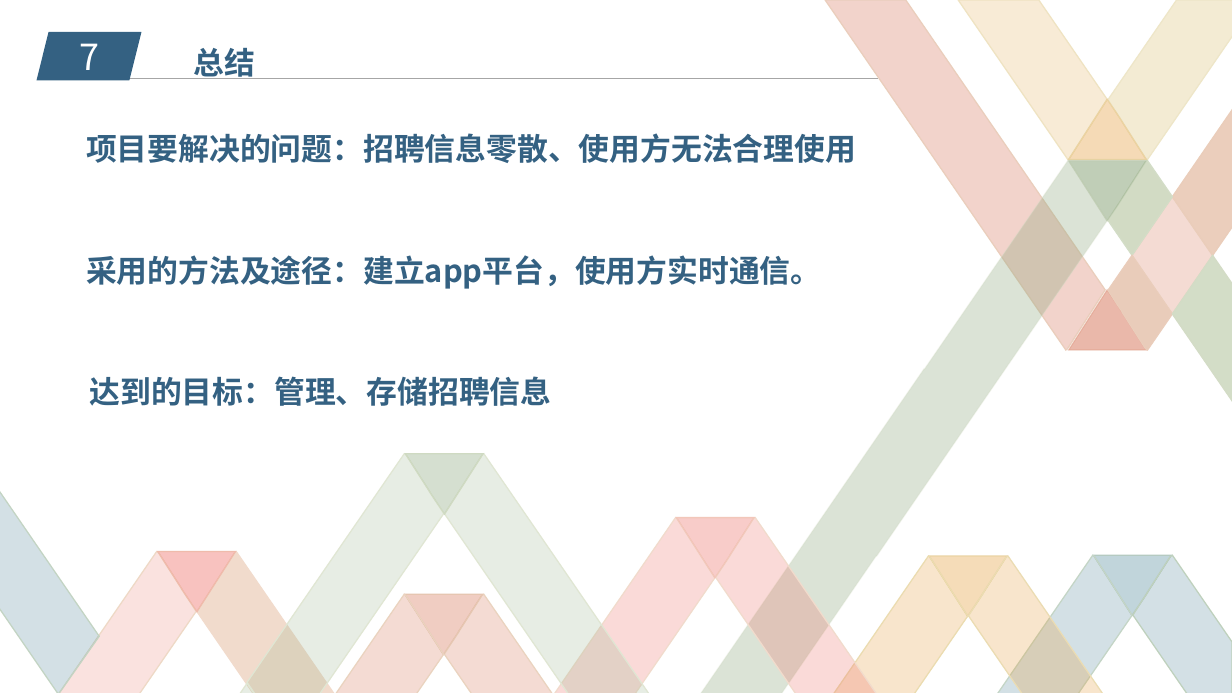
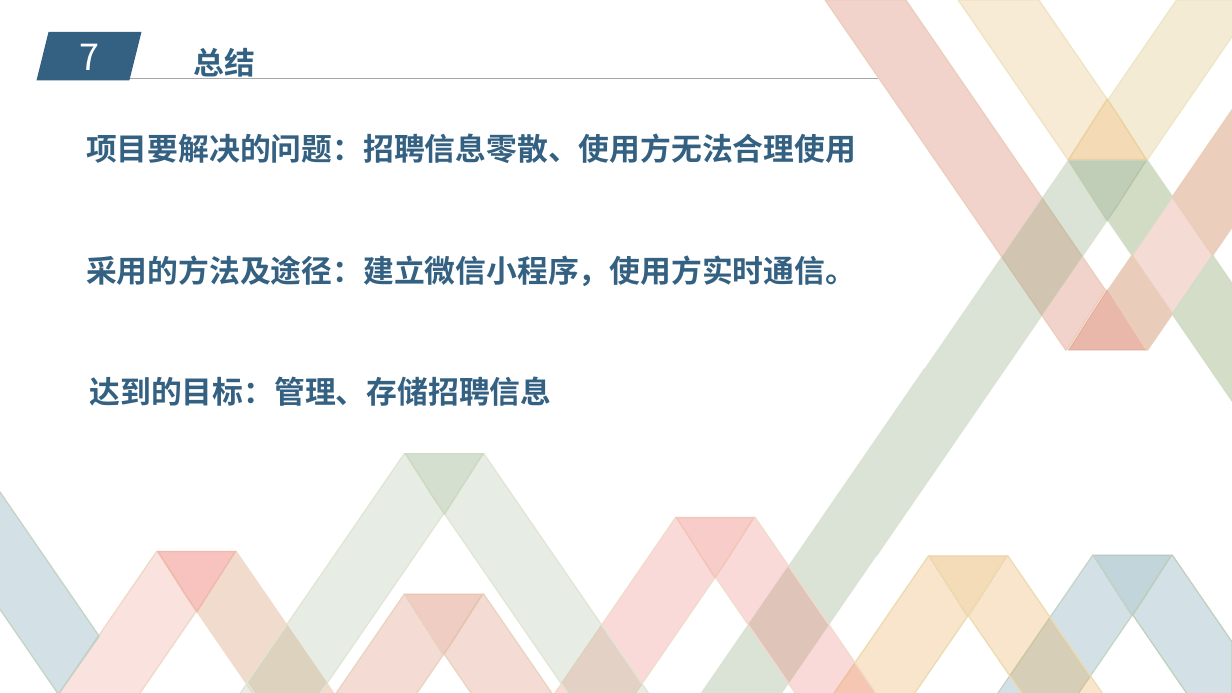
Before and after one commit to zucccxy/project, a slide deck: slide 12 of SE2017秋-G02-项目介绍-招聘系统update.pptx. Drawn at 1232x693 pixels with LibreOffice and Linux fonts; fonts in the diff are those of the drawing; background and template pictures are left out. Boxes give left, top, right and bottom in pixels: in the first picture for what was removed or moved away, otherwise in the second. Text is boxed around its words. In the diff, an @@ line names an element or a change of style, - is before the commit and + after.

```diff
--- a/SE2017秋-G02-项目介绍-招聘系统update.pptx
+++ b/SE2017秋-G02-项目介绍-招聘系统update.pptx
@@ text at (86, 255, 856, 286): text changed @@
-采用的方法及途径：建立app平台，使用方实时通信。
+采用的方法及途径：建立微信小程序，使用方实时通信。
```
Also in this commit, not shown: 4 other slides changed, 9 other files.
